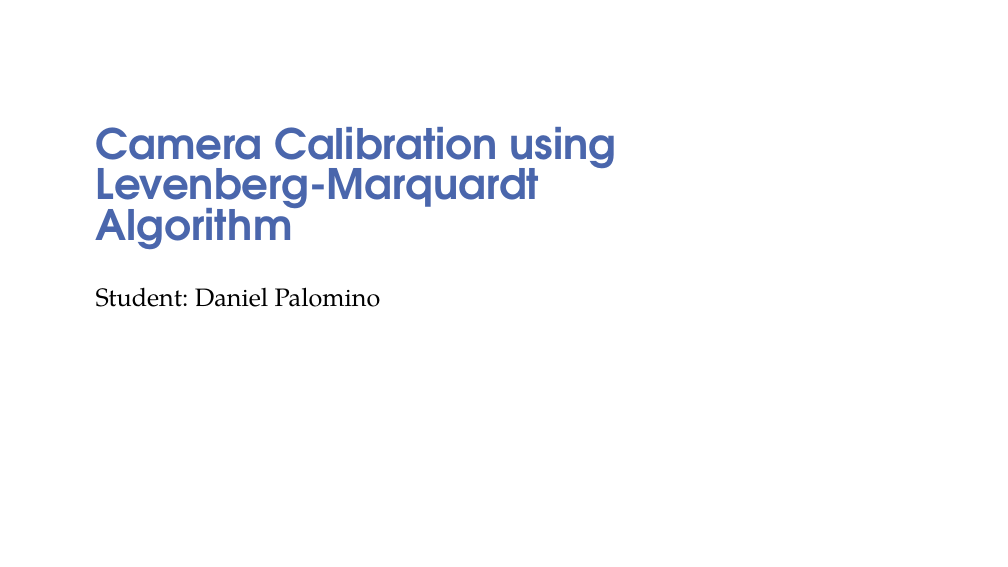
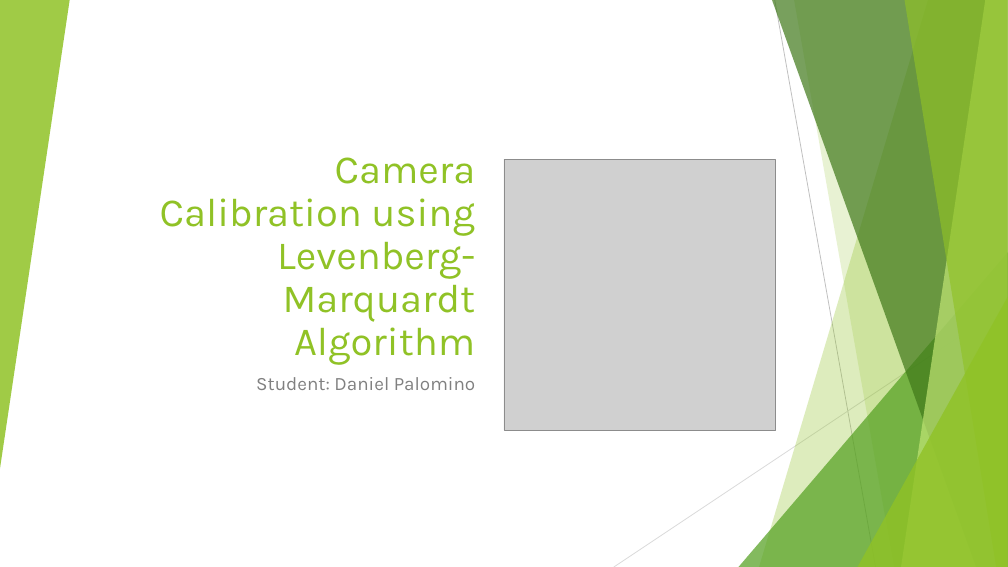
Before and after one commit to CameraCalibration/QtFrontoParallel, a slide deck: slide 1 of presentation.pptx. Drawn at 1008x567 pixels with LibreOffice and Linux fonts; fonts in the diff are those of the drawing; grey boxes stand for pictures; background and template pictures are left out. Boxes give left, top, right and bottom in pixels: in the first picture for what was removed or moved away, otherwise in the second. Text is boxed around its words. In the diff, an @@ line names an element or a change of style, - is before the commit and + after.

```diff
--- a/presentation.pptx
+++ b/presentation.pptx
@@ group added at (0,0,1008,567): 5 freeform shapes, 3 triangles, 2 lines @@
@@ title "Camera Calibration using Levenberg-Marquardt Algorithm": place and size @@
-title "Camera Calibration using Levenberg-Marquardt Algorithm" at (96,127,617,250)
+title "Camera Calibration using Levenberg-Marquardt Algorithm" at (160,157,476,365)
@@ title "Camera Calibration using Levenberg-Marquardt Algorithm" at (160,157,476,365): size 40 to 38 pt, font TeX Gyre Adventor to Karla, text colour #4A66AC to #90C226, bold off; alignment left to right; line spacing 0.8 to 0.9 @@
@@ picture added at (504,159,775,430) @@
@@ subtitle "Student: Daniel Palomino": place and size @@
-subtitle "Student: Daniel Palomino" at (96,287,381,307)
+subtitle "Student: Daniel Palomino" at (256,377,475,390)
@@ subtitle "Student: Daniel Palomino" at (256,377,475,390): size 24 to 18 pt, font TeX Gyre Pagella to Karla, text colour #000000 to #808080; alignment left to right; line spacing 0.9 to 1; more space between paragraphs @@
```
Also in this commit, not shown: 2 other slides changed, 12 slides added, 1 slide removed, 1 other file.
